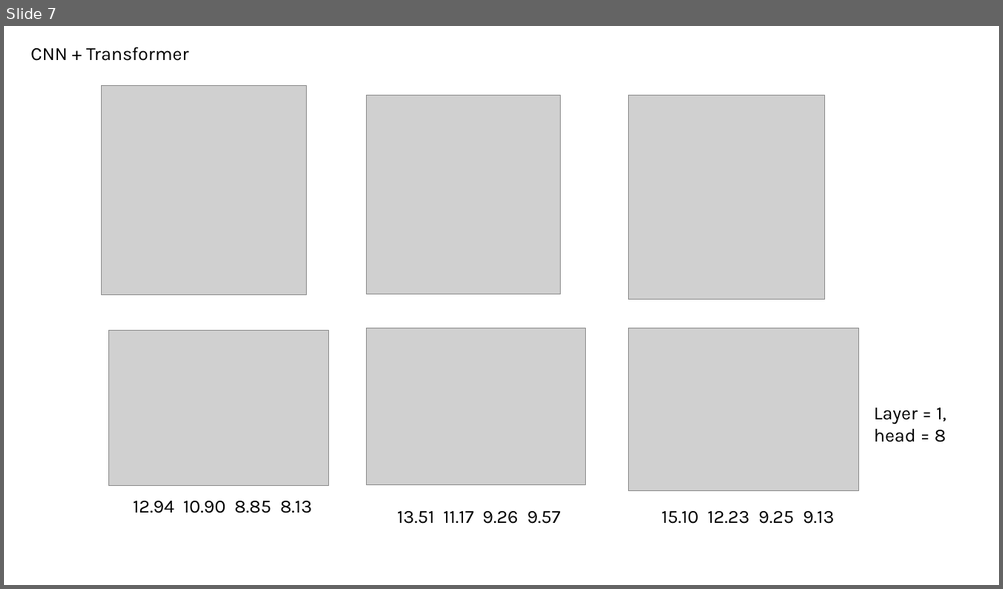
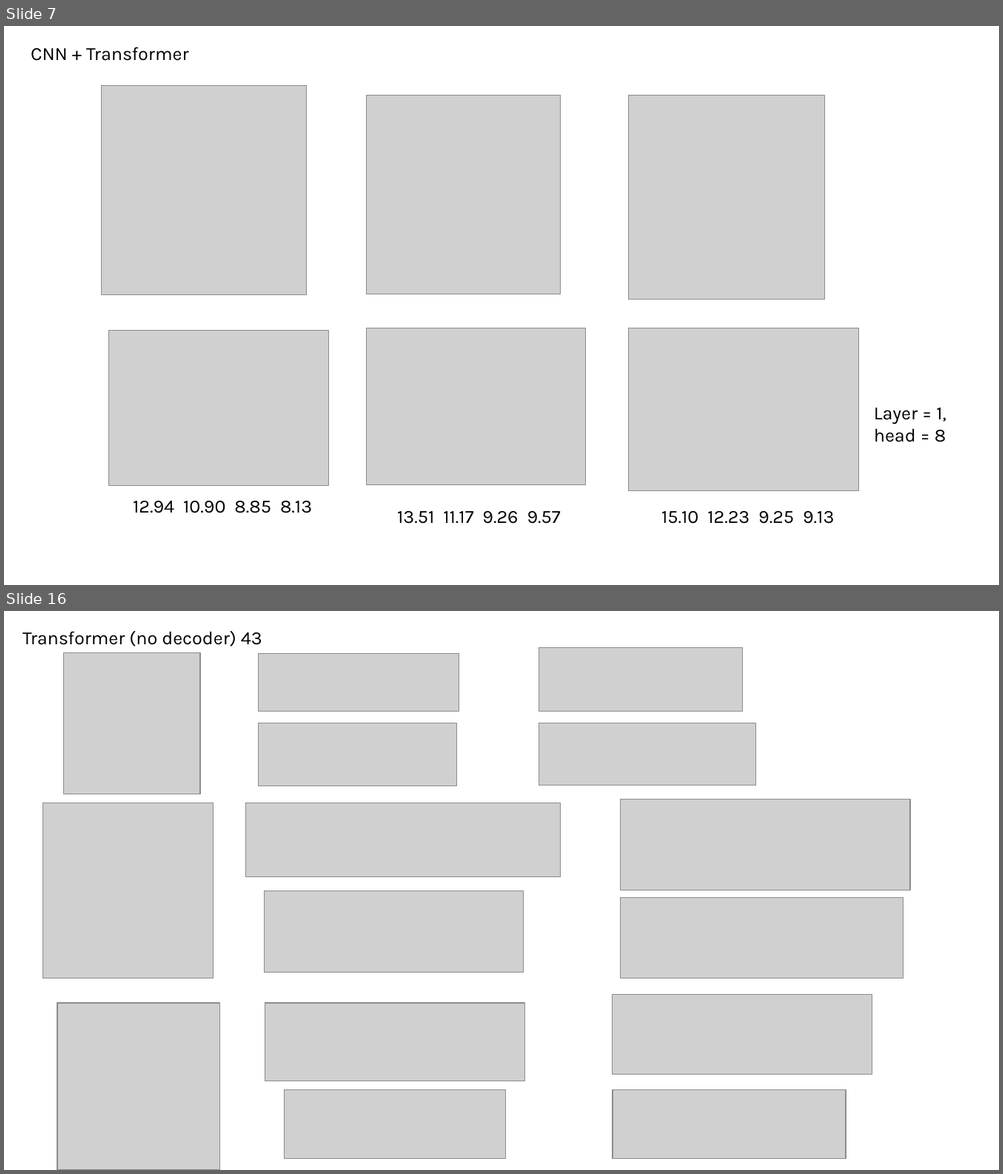
Before and after one commit to brianshih95/Intraoperative-Hypotension-Prediction, a slide deck: result.pptx. Shown one above the other, each under a label of ours: slide 7 before the commit, slides 7 and 16 after it; the slides between them are not shown. The pictures are 1003x589 and 1003x1174 pixels, drawn with LibreOffice and Linux fonts; fonts in the diff are those of the drawing; grey boxes stand for pictures. Boxes give left, top, right and bottom in pixels: in the first picture for what was removed or moved away, otherwise in the second. Text is boxed around its words. In the diff, an @@ line names an element or a change of style, - is before the commit and + after.

Commit message:
decoder bug

```diff
--- a/result.pptx
+++ b/result.pptx
@@ slide 16 added at [4,611,999,1170], background #FFFFFF @@
@@ text added at [22,631,262,647], 18 pt, text #000000 @@
+Transformer (no decoder) 43
@@ picture added at [64,652,200,794] @@
@@ picture added at [259,653,459,712] @@
@@ picture added at [538,647,742,712] @@
@@ picture added at [259,723,457,786] @@
@@ picture added at [538,723,756,786] @@
@@ picture added at [42,803,213,978] @@
@@ picture added at [246,803,560,877] @@
@@ picture added at [620,799,910,891] @@
@@ picture added at [264,891,524,973] @@
@@ picture added at [620,898,902,979] @@
@@ picture added at [57,1003,219,1170] @@
@@ picture added at [265,1003,525,1081] @@
@@ picture added at [612,994,872,1074] @@
@@ picture added at [284,1090,506,1159] @@
@@ picture added at [612,1091,845,1159] @@
```
Also in this commit, not shown: 10 other slides added, 3 other files.
